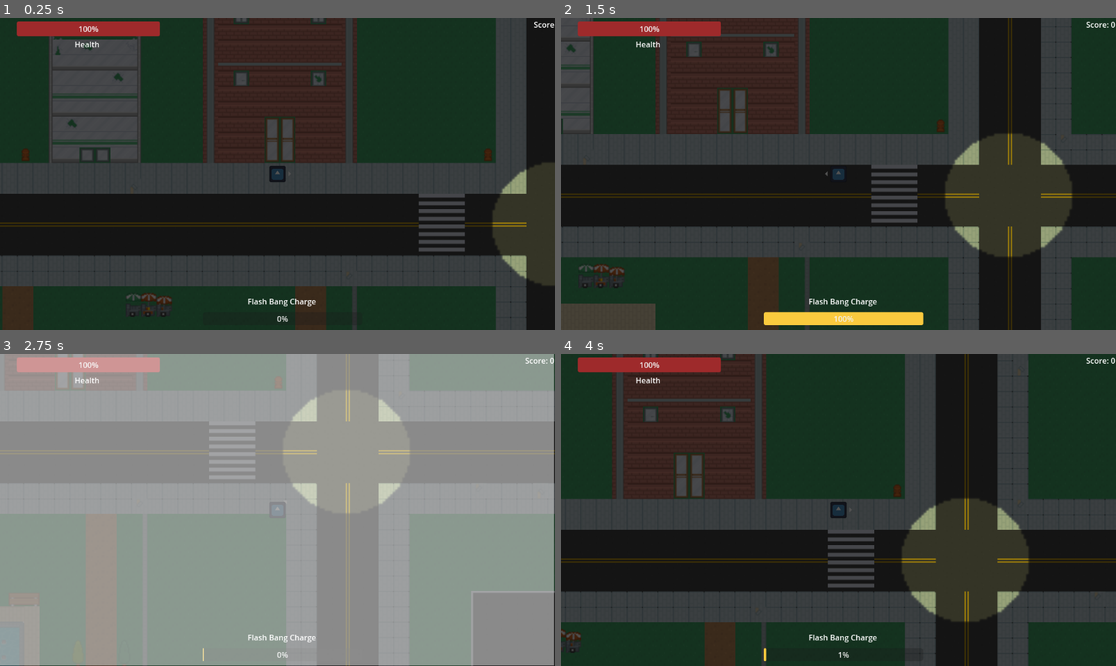
Above: before the commit, frames 1-4 (two rows, left to right).
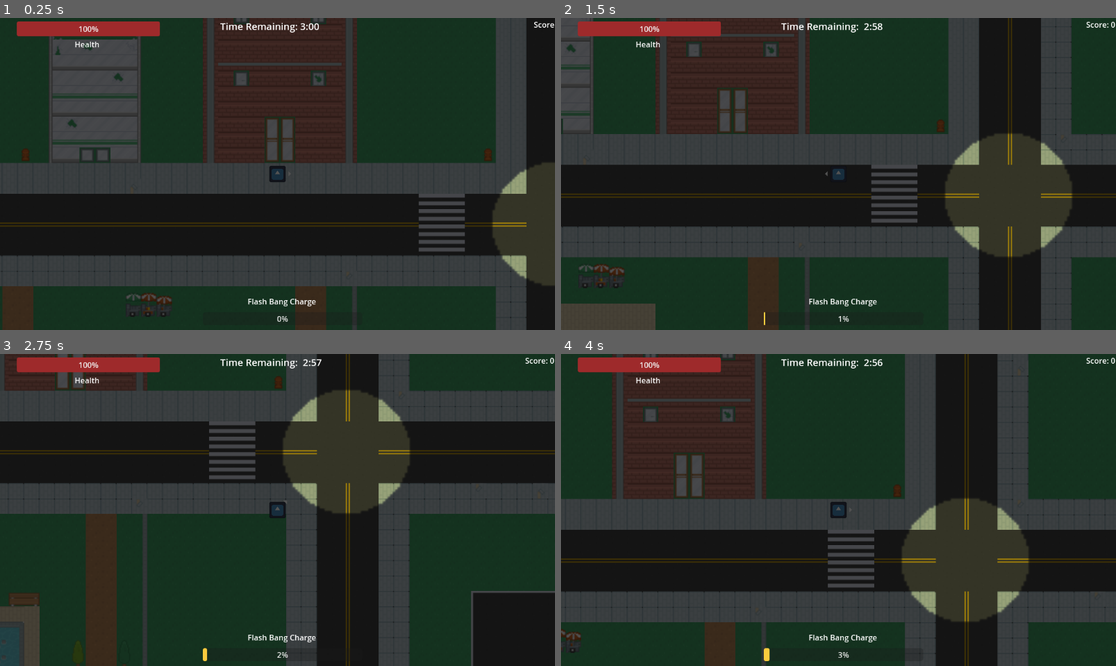
Above: after the commit, the same moments.

Repository: Tigeagle2/Team_Two_Game_Group_C
Game: Godot game, scene res://Scenes/main_scene.tscn
Same seed, same stepped clock (60 frames per second), same inputs: the game is played once before the commit and once after it. The engine's default icon, where the game draws it, is replaced by a stand-in: a white triangle on a blue panel in a dark square.
Inputs (mouse positions are in pixels of both pictures, inside the frame that each line leads up to):
- Up to frame 1 (0.25 s): no input
- Up to frame 2 (1.5 s): tap Enter (ui_accept) at 0.5, 0.77 s; move the mouse to (960, 158) at 0.52 s; hold D (east) 0.53-1.28 s; hold Right mouse button (heavy_attack) 0.53-1.28 s; click (960, 158) at 0.8 s; move the mouse to (727, 189) at 1.27 s; hold S (south) from 1.28 s (still down); click (727, 189) at 1.35 s
- Up to frame 3 (2.75 s): tap Enter (ui_accept) at 1.52 s; tap Q (special_attack) at 1.55 s; move the mouse to (333, 441) at 2.02 s; release S (south) at 2.03 s; hold D (east) from 2.03 s (still down); hold Q (special_attack) from 2.03 s (still down); right-click (333, 441) at 2.3 s
- Up to frame 4 (4 s): move the mouse to (810, 572) at 2.77 s; release D (east) at 2.78 s; release Q (special_attack) at 2.78 s; hold W (north) 2.78-3.53 s; right-click (810, 572) at 2.85 s; tap Enter (ui_accept) at 3.02, 3.77 s; click (810, 572) at 3.05 s; move the mouse to (1005, 556) at 3.52 s; press the mouse at (1005, 556) at 3.53 s; hold A (west) from 3.53 s (still down); tap Q (special_attack) at 3.8 s

The runs differ from the first frame. In frame 1, 0.2% of the frame differs, in the area x 39-58%, y 1-5%; in frame 2, 1.4%; in frame 3, 100%, in the area x 0-100%, y 0-100%; in frame 4, 0.3%.

Commit message:
Worked mostly on controller vibration

Diff:
--- a/Scenes/main_ui.tscn
+++ b/Scenes/main_ui.tscn
@@ -28,6 +28,9 @@
 gradient = SubResource("Gradient_f28it")
 
 [sub_resource type="LabelSettings" id="LabelSettings_dcbcb"]
+
+[sub_resource type="LabelSettings" id="LabelSettings_tbbry"]
+font_size = 20
 
 [node name="main_ui" type="CanvasLayer"]
 process_mode = 3
@@ -134,6 +137,15 @@
 label_settings = SubResource("LabelSettings_dcbcb")
 horizontal_alignment = 2
 
+[node name="time_label" type="Label" parent="."]
+offset_left = 457.0
+offset_top = 3.0
+offset_right = 497.0
+offset_bottom = 26.0
+text = "Time Remaining: 3:00"
+label_settings = SubResource("LabelSettings_tbbry")
+horizontal_alignment = 1
+
 [connection signal="drag_ended" from="pause_menu/music_slider" to="pause_menu/music_slider" method="_on_drag_ended"]
 [connection signal="value_changed" from="pause_menu/music_slider" to="pause_menu/music_slider" method="_on_value_changed"]
 [connection signal="drag_ended" from="pause_menu/sound_slider" to="pause_menu/sound_slider" method="_on_drag_ended"]
--- a/Scenes/story_screen.tscn
+++ b/Scenes/story_screen.tscn
@@ -25,7 +25,10 @@
 offset_right = 424.0
 offset_bottom = 427.0
 text = "You are a citizen of [insert name here with your imagination] with the goal of defeating the cult of the city.
+
 Your goal is to score as many points in 3 minutes as you can. Can you do it without dying?
+
+You MUST score at least 2000 points to win
 
 Movement: WASD, Left Stick
 Aim: Mouse, Right Stick
--- a/Scripts/autoload/gamemanager.gd
+++ b/Scripts/autoload/gamemanager.gd
@@ -6,11 +6,12 @@
 var invincibility_timer
 const ambient_sound_frequency: float = 5
 const health_regen_amount: float = 0.75
+var game_time: float = 180
 # Called when the node enters the scene tree for the first time.
 var ambient_sound_timer
 var wind_sound = preload('res://Assets/Sound_Effects/Ambient_Wind.mp3')
 var car_far_sound = preload("res://Assets/Sound_Effects/Car_Far.mp3")
-var special_charge: float = 100.0
+var special_charge: float = 0.0
 var special_charge_rate: float = 1.0
 var game_finished: bool = false
 var game_started: bool = false
@@ -27,6 +28,7 @@
 			invincible = false
 			invincibility_timer = invincibility_time
 	if not game_finished and game_started:
+		game_time -= delta
 		if ambient_sound_timer <= 0:
 			var rand_roll = randi_range(0, 1)
 			match rand_roll:
@@ -49,7 +51,12 @@
 	if !invincible:
 		invincible = true
 		take_damage(damage)
+		Input.start_joy_vibration(0, 0.5, 0.8, 0.2)
 
 func take_damage(damage: float):
 	health -= damage
-	print(health)
+func get_time_string() -> String:
+	# Converts 125.5 seconds into "02:05"
+	var minutes := int(game_time / 60)
+	var seconds := int(game_time) % 60
+	return "%2d:%02d" % [minutes, seconds]
--- a/Scripts/basic_enemy.gd
+++ b/Scripts/basic_enemy.gd
@@ -11,6 +11,7 @@
 var on_screen: bool = false
 var player: Node2D = null
 var setup_active: bool = true
+var dead: bool = false
 var damage: int = 10
 var health: int = 100
 var screen_countdown
@@ -18,6 +19,7 @@
 var flashbang_active: bool = false
 var flashbang_cooldown: float = 5.0
 var flashbang_countdown
+var dead_backup_counter: float = 5
 func _ready():
 	player = get_tree().get_first_node_in_group("player")
 	player.get_node("weapons").get_node("special_weapon").special_weapon_activated.connect(_on_special_weapon_activated)
@@ -39,6 +41,10 @@
 			$CollisionShape2D.set_deferred("disabled", true)
 			if on_screen:
 				active = true
+	if dead:
+		dead_backup_counter -= delta
+		if dead_backup_counter <= 0:
+			queue_free()
 func _physics_process(delta):
 	if active:
 		# recalculate position every 10 frames
@@ -96,7 +102,8 @@
 			take_damage(player.light_weapon.damage)
 func take_damage(self_damage: int):
 	health -= self_damage
-	if health <= 0:
+	if health <= 0 && not dead:
+		dead = true
 		gamemanager.special_charge += 0.5
 		gamemanager.score += 10
 		audiomanager.play_sound_effect(death_sound, global_position)
--- a/Scripts/car.gd
+++ b/Scripts/car.gd
@@ -71,5 +71,6 @@
 		car_hit_player = true
 		audiomanager.play_sound_effect(car_hit_sound, global_position, 1.0, 10.0)
 		gamemanager.attempt_to_take_damage(damage)
+		Input.start_joy_vibration(0, 0.7, 0.9, 0.3)
 		var tween = create_tween()
 		tween.tween_property(self, "speed", set_speed * 2, 1.0).set_trans(Tween.TRANS_SINE).set_ease(Tween.EASE_IN)
--- a/Scripts/main_ui.gd
+++ b/Scripts/main_ui.gd
@@ -18,6 +18,7 @@
 		$health_bar.value = gamemanager.health
 		$special_charge_bar.value = gamemanager.special_charge
 		$score_label.set_text("Score: " + str(gamemanager.score))
+		$time_label.set_text("Time Remaining: " + gamemanager.get_time_string())
 func _input(event: InputEvent) -> void:
 	if event.is_action_pressed("menu"):
 		_toggle_pause()
--- a/Scripts/player_base.gd
+++ b/Scripts/player_base.gd
@@ -17,11 +17,13 @@
 		if event.is_action_pressed("heavy_attack"):
 			can_attack = false
 			heavy_weapon.attack()
+			Input.start_joy_vibration(0, 0.1, 0.5, 0.2)
 			await heavy_weapon.attack_finished
 			can_attack = true
 		if event.is_action_pressed("light_attack"):
 			can_attack = false
 			light_weapon.attack()
+			Input.start_joy_vibration(0, 0.7, 0.2, 0.1)
 			await light_weapon.attack_finished
 			can_attack = true
 		if event.is_action_pressed("special_attack") || event.is_action_pressed("left_bumper") && Input.is_action_pressed("right_bumper") || event.is_action_pressed("right_bumper") && Input.is_action_pressed("left_bumper"):
@@ -29,6 +31,7 @@
 				gamemanager.special_charge = 0
 				can_attack = false
 				special_weapon.attack()
+				Input.start_joy_vibration(0, 0.5, 1.0, 0.5)
 				await special_weapon.attack_finished
 				can_attack = true
 func _on_hitbox_body_entered(body: Node2D) -> void:
--- a/Scripts/ranged_enemy.gd
+++ b/Scripts/ranged_enemy.gd
@@ -16,6 +16,7 @@
 var on_screen: bool = false
 var player: Node2D = null
 var setup_active: bool = true
+var dead: bool = false
 var projectile_attack_active: bool = false
 var projectile_scene = preload("res://Scenes/ranged_projectile_enemy.tscn")
 var death_sound = preload("res://Assets/Sound_Effects/Enemy_Grunt_2.mp3")
@@ -26,6 +27,7 @@
 var screen_countdown
 var flashbang_cooldown: float = 5.0
 var flashbang_countdown
+var dead_backup_counter: float = 5
 func _ready():
 	player = get_tree().get_first_node_in_group("player")
 	player.get_node("weapons").get_node("special_weapon").special_weapon_activated.connect(_on_special_weapon_activated)
@@ -55,6 +57,10 @@
 			$CollisionShape2D.set_deferred("disabled", true)
 			if on_screen:
 				active = true
+	if dead:
+		dead_backup_counter -= delta
+		if dead_backup_counter <= 0:
+			queue_free()
 func _physics_process(delta):
 	if active:
 		# recalculate position every 10 frames
@@ -81,6 +87,8 @@
 		velocity = final_movement + knockback_velocity
 		knockback_velocity = lerp(knockback_velocity, Vector2.ZERO, 0.1)
 		move_and_slide()
+		if dead:
+			return
 		if abs(velocity.x) > 1.0:
 			$AnimatedSprite2D.flip_h = velocity.x < 0
 	else:
@@ -100,7 +108,7 @@
 func ranged_attack():
 	projectile_attack_active = true
 	for i in attack_rounds:
-		if flashbang_active || health <= 0:
+		if flashbang_active || health <= 0 || dead:
 			break
 		$AnimatedSprite2D.play("attack", 3.0)
 		var projectile = projectile_scene.instantiate()
@@ -110,7 +118,8 @@
 		get_tree().current_scene.add_child(projectile)
 		await get_tree().create_timer(attack_buildup_time, false).timeout
 	projectile_attack_active = false
-	$AnimatedSprite2D.play("Run")
+	if not dead:
+		$AnimatedSprite2D.play("Run")
 
 	var random_roll = randf_range(0, attack_cooldown_random_range)
 	attack_countdown = attack_frequency_min + random_roll
@@ -134,8 +143,11 @@
 			take_knockback(player.light_weapon.knockback_strength)
 			take_damage(player.light_weapon.damage)
 func take_damage(self_damage: int):
+	if dead:
+		return
 	health -= self_damage
 	if health <= 0:
+		dead = true
 		active = false
 		gamemanager.special_charge += 2
 		gamemanager.score += 20
Not shown: 1 places in Scenes/main_ui.tscn that only renumber resources
